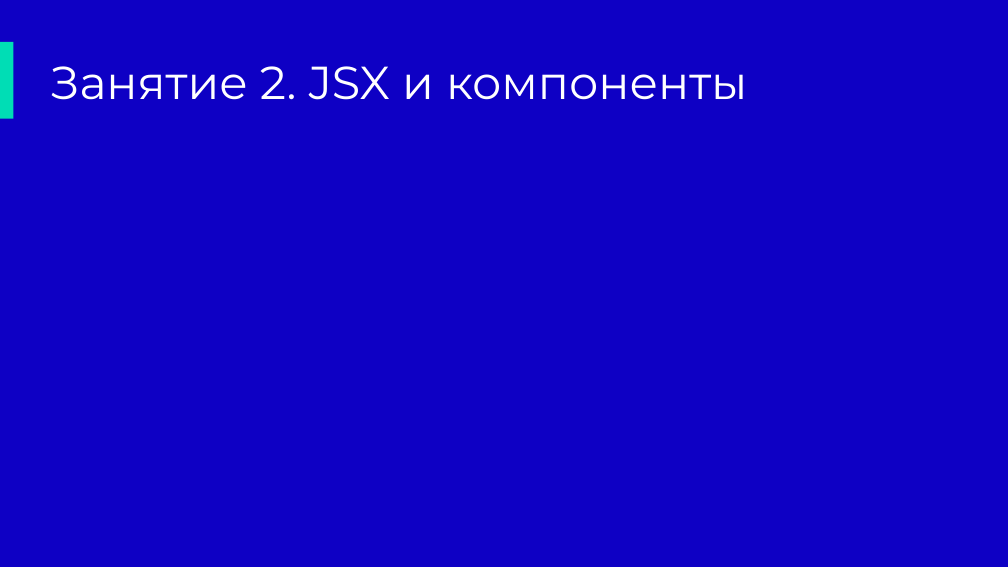
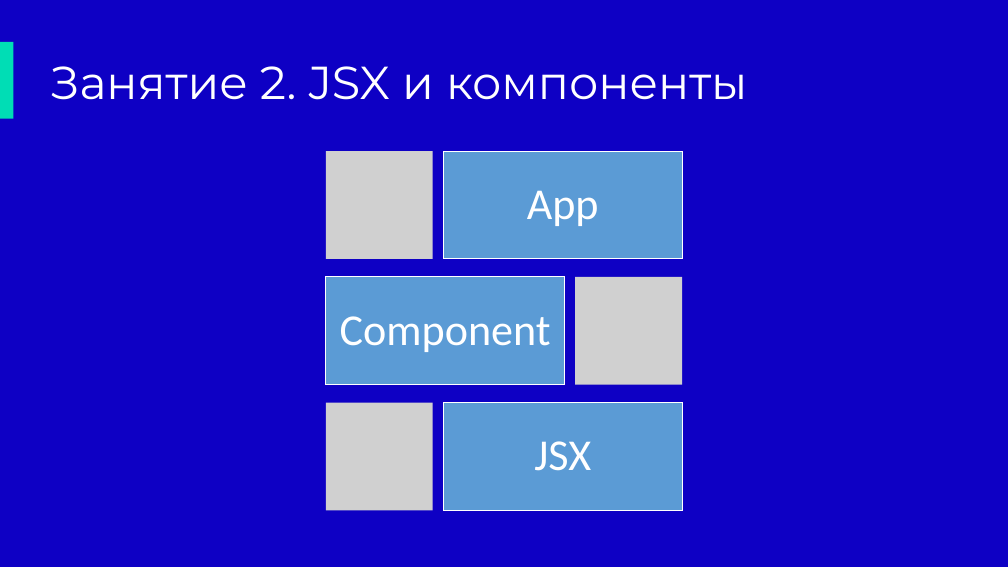
Before and after one commit to lavsexpert/synergy-react, a slide deck: slide 7 of React.pptx (slide 6 before the commit). Drawn at 1008x567 pixels with LibreOffice and Linux fonts; fonts in the diff are those of the drawing; grey boxes stand for pictures; background and template pictures are left out. Boxes give left, top, right and bottom in pixels: in the first picture for what was removed or moved away, otherwise in the second. Text is boxed around its words. In the diff, an @@ line names an element or a change of style, - is before the commit and + after.

```diff
--- a/React.pptx
+++ b/React.pptx
@@ group added at (326, 151, 683, 511): 3 rectangles, 3 texts, 3 pictures @@
+App
+Component
+JSX
```
Also in this commit, not shown: 5 other slides changed, 17 slides added, 2 slides removed, 1 other file.
